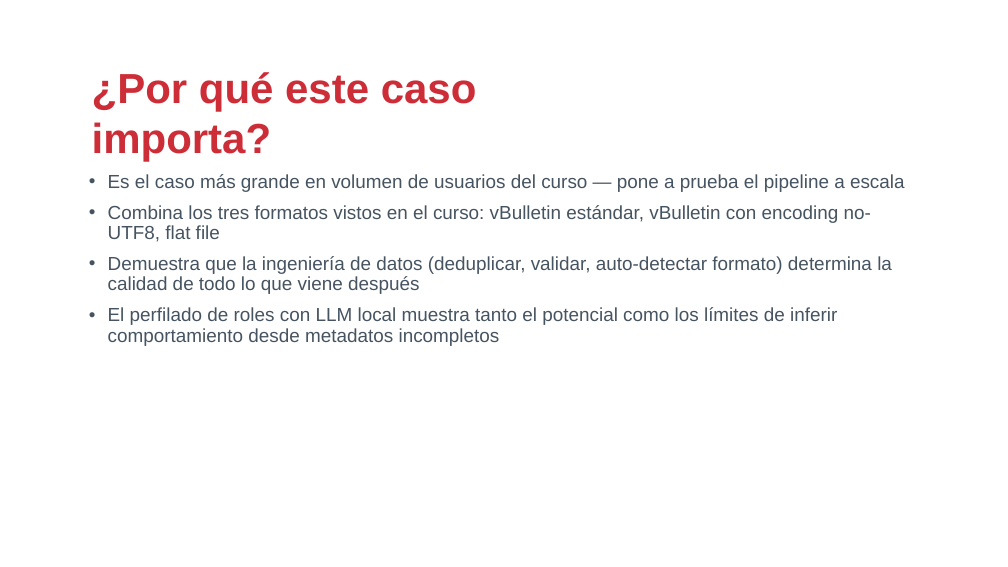
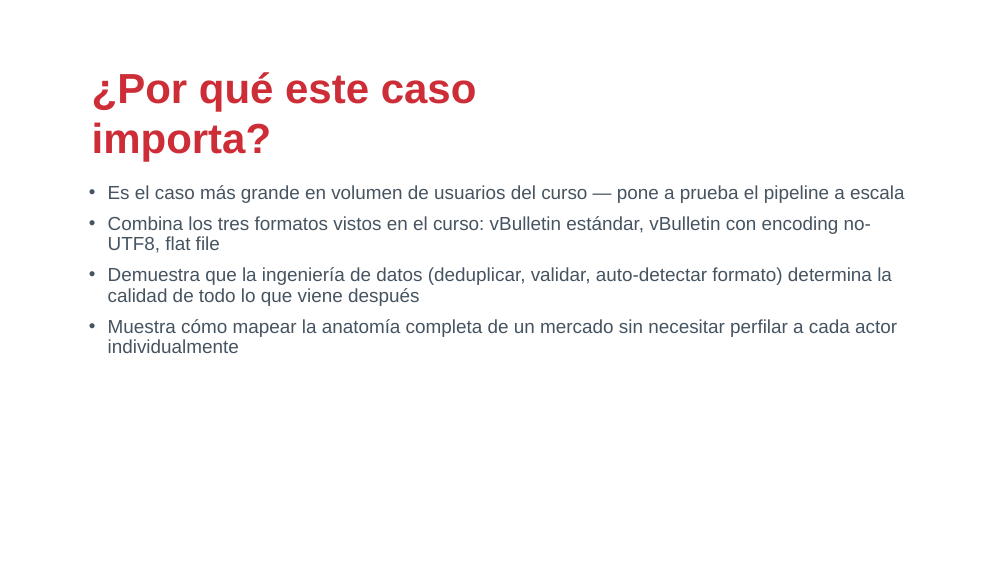
Before and after one commit to drj3ky11/FearOfTheDark, a slide deck: slide 20 of CardingForums/csbc26_caso_cardingforums.pptx (slide 21 before the commit). Drawn at 1008x567 pixels with LibreOffice and Linux fonts; fonts in the diff are those of the drawing; background and template pictures are left out. Boxes give left, top, right and bottom in pixels: in the first picture for what was removed or moved away, otherwise in the second. Text is boxed around its words. In the diff, an @@ line names an element or a change of style, - is before the commit and + after.

Commit message:
feat: reenfocar los 3 casos prácticos en una técnica protagonista
Cada caso propio (CardingForums, HackingForums, IronMarch) reduce ahora
lo genérico/redundante con Ransomware o entre sí y profundiza su hilo
conductor: IronMarch en centralidad + ground truth judicial, HackingForums
en atribución cross-foro multi-señal (incluida persistencia real
verificada entre los 4 snapshots de OGUsers), CardingForums en Louvain +
especialización de mercado. Notebooks y .pptx regenerados en los tres.

También: correcciones de bloque0_ecosistema (guion y contenido según
revisión) y ajustes globales en _shared/theme.py (tamaño de etiqueta de
sección, aire título-cuerpo, color de viñeta en two_col_slide).

```diff
--- a/CardingForums/csbc26_caso_cardingforums.pptx
+++ b/CardingForums/csbc26_caso_cardingforums.pptx
@@ text "Es el caso más grande ...": place and size @@
-text "Es el caso más grande ..." at [108, 174, 905, 346]
+text "Es el caso más grande ..." at [108, 185, 905, 353]
@@ text at [108, 319, 897, 353]: text changed @@
-• El perfilado de roles con LLM local muestra tanto el potencial como los límites de inferir comportamiento desde metadatos incompletos
+• Muestra cómo mapear la anatomía completa de un mercado sin necesitar perfilar a cada actor individualmente
```
Also in this commit, not shown: 14 other slides changed, 5 slides added, 6 slides removed, 13 other files.
